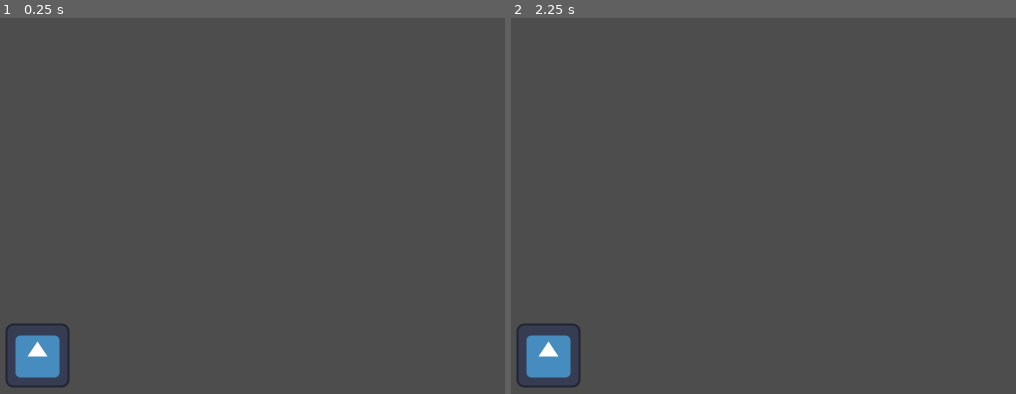
Above: before the commit, frames 1-2 (left to right).
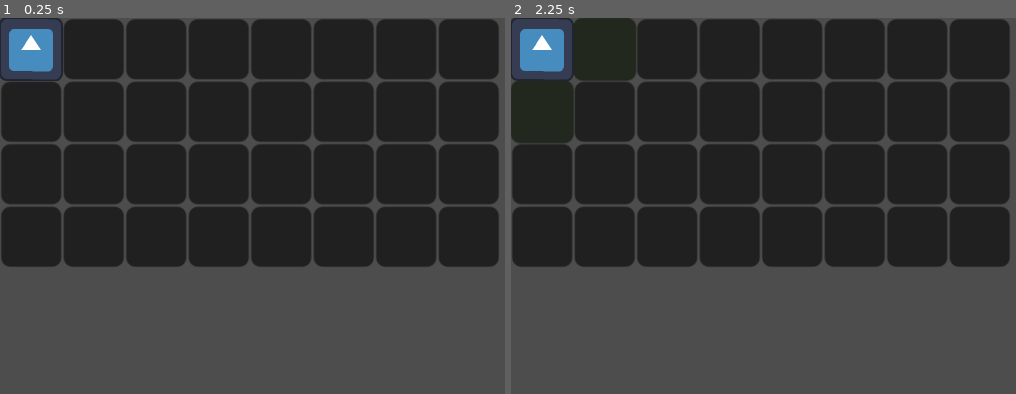
Above: after the commit, the same moments.

Repository: 88per100/Rinse-and-Repeat
Game: Godot game, scene res://Scenes/board.tscn
The game is run twice, just before and just after one commit, with the same random seed, the same clock (stepped at 60 frames per second) and the same inputs. The project has no main scene, so this scene is started directly. The engine's default icon, where the game draws it, is replaced by a stand-in: a white triangle on a blue panel in a dark square.
Inputs (mouse positions are in pixels of both pictures, inside the frame that each line leads up to):
- Up to frame 1 (0.25 s): no input
- Up to frame 2 (2.25 s): click (541, 48) at 0.52 s; click (541, 48) at 1.27 s; click (541, 48) at 2.02 s

The runs differ from the first frame. In frame 1, 60% of the frame differs, in the area x 0-99%, y 0-99%; in frame 2, 60%.

Commit message:
Version 0.0.3
Player movement along the board implemented as well as proper communication between the components of the board.

Diff:
--- a/rinse-and-repeat/Scenes/board.tscn
+++ b/rinse-and-repeat/Scenes/board.tscn
@@ -4,6 +4,6 @@
 
 [node name="Board" type="Node2D" unique_id=1383785581]
 script = ExtResource("1_tnbny")
-board_height = 5
-board_length = 6
-tile_border_size = 60
+board_height = 4
+board_length = 8
+tile_border_size = 50
--- a/rinse-and-repeat/Scenes/tile_scene.tscn
+++ b/rinse-and-repeat/Scenes/tile_scene.tscn
@@ -2,15 +2,13 @@
 
 [ext_resource type="Script" uid="uid://gvakk0my27ft" path="res://Scripts/tile_scene.gd" id="1_dbnh4"]
 
-[sub_resource type="RectangleShape2D" id="RectangleShape2D_hij6f"]
-
 [node name="Tile Scene" type="Node2D" unique_id=1154316800]
 script = ExtResource("1_dbnh4")
 
-[node name="Tile" type="Area2D" parent="." unique_id=307278064]
+[node name="Button" type="Button" parent="." unique_id=864955]
+offset_left = -10.0
+offset_top = -10.0
+offset_right = 10.0
+offset_bottom = 10.0
 
-[node name="CollisionShape2D" type="CollisionShape2D" parent="Tile" unique_id=2096638630]
-shape = SubResource("RectangleShape2D_hij6f")
-
-[connection signal="mouse_entered" from="Tile" to="." method="_on_tile_mouse_entered"]
-[connection signal="mouse_exited" from="Tile" to="." method="_on_tile_mouse_exited"]
+[connection signal="pressed" from="Button" to="." method="_on_button_pressed"]
--- a/rinse-and-repeat/Scripts/board.gd
+++ b/rinse-and-repeat/Scripts/board.gd
@@ -3,8 +3,10 @@
 @export var board_height: int
 @export var board_length: int
 @export var tile_border_size: int
+
 #This way, we can access the Tile Scene, instanciate and control it with the board
 const tile_scene = preload("res://Scenes/tile_scene.tscn")
+
 #This will bring the body of the player, which is controlled by the board
 const player_body_scene = preload("res://Scenes/player_body.tscn")
 var player_body: Node2D
@@ -12,12 +14,18 @@
 #Matrix with the center position of each tile
 var board_position_matrix: Array
 
+#Dictionary to store the Tile reference so that we can access it from the board
+var tiles_reference: Dictionary
+
 #Checks if the player is able to be selected
-var player_position: Vector2
-var player_on_tile: bool = false
+var player_position: Vector2i
 
 #Checking if player is selected to move or not
 var player_to_move: bool = false
+
+#Array to store the possible tiles that the player can move to once he is ready to move
+var player_movement_possibilities_calculated: bool = false
+var possible_player_movements: Array
 
 func _ready() -> void:
 	#Creates the board as the game loads
@@ -27,7 +35,10 @@
 
 
 func _process(_delta: float) -> void:
-	player_selected_check()
+	#A while loop to make sure it keeps being checked, but need to be careful with it
+	while !player_movement_possibilities_calculated:
+		player_available_tiles_maker(player_control.pace)
+
 
 func board_position_generator(height: int, length: int, tile_size: int) -> void:
 	#Creates the matrix that has all the centers of the tiles
@@ -50,12 +61,20 @@
 			var tile = tile_scene.instantiate()
 
 			#Connects each tile's signal to the board's signal
-			tile.tile_hovered.connect(_on_board_tile_hovered)
+			tile.tile_pressed.connect(_on_board_tile_pressed)
+
+			tile.highlight(tile.initial_color)
 
 			add_child(tile)
+
+			#Adjusts position and size of the tile
 			tile.position = positions[i][j]
 			tile.scale *= scaling
-			tile.board_position = Vector2(i, j)
+			tile.board_position = Vector2i(i, j)
+
+			#Stores a reference in a Dictionary to each Tile
+			tiles_reference[Vector2i(i, j)] = tile
+
 
 
 func player_start() -> void:
@@ -66,30 +85,124 @@
 	#Selects a random starting position for the player on the left side of the board
 	var random_starting_position = randi_range(0, board_height - 1)
 
-	#Gives the information about the player position to both the player sprite and player control
-	player_body.board_position = Vector2(random_starting_position, 0)
-	player_position = Vector2(random_starting_position, 0)
+	#Gives the information about the player position
+	player_body.board_position = Vector2i(random_starting_position, 0)
+	player_position = Vector2i(random_starting_position, 0)
+
+	#Since wecan access each tile's information, we let each of them store if the player is there or not
+	tiles_reference[Vector2i(random_starting_position, 0)].is_player_here = true
 
 	#Sets initial position and the scale of the player sprite
 	player_body.position = board_position_matrix[random_starting_position][0]
 	player_body.scale = Vector2(0.4, 0.4)
 
 
-func _on_board_tile_hovered(tile_position: Vector2) -> void:
-	if player_position == tile_position:
-		player_on_tile = true
-		print("Player is in Tile ({0})".format([tile_position]))
+#This function is connected to each tile and it receives the tile's position, if the player is in the tile and if it is a tile that the player can move to
+func _on_board_tile_pressed(_tile_position: Vector2i, player_presence: bool, movable_tile: bool) -> void:
+	#This part of the function runs when the player is selected
+	if player_presence and !player_to_move:
+
+		#The player tile changes to a diferent color and becomes a bit bigger
+		tiles_reference[player_position].highlight(tiles_reference[player_position].player_highlight_color)
+		tiles_reference[player_position].scale *= Vector2(1.05,1.05)
+
+		#A for loop that works only on the tiles that the player can move to
+		for tile in possible_player_movements:
+			tiles_reference[tile].highlight(tiles_reference[tile].highlight_color)
+			tiles_reference[tile].scale *= Vector2(1.05,1.05)
+
+			#This makes every tile that the player can move to aware of that
+			tiles_reference[tile].movable_tile = true
+
+		player_to_move = true
+
+		print("Player is ready to move here: ")
+		for i in range(possible_player_movements.size()):
+			print(possible_player_movements[i])
+
+	#This part of the function runs if the player is selected and if he can move to the tile that was pressed
+	elif player_to_move and movable_tile:
+
+		#Resets the visual changes made to the current player tile before player moves
+		tiles_reference[player_position].highlight(tiles_reference[player_position].initial_color)
+		tiles_reference[player_position].scale /= Vector2(1.05,1.05)
+
+		#Resets tiles that the player could move to before he moves
+		for tile in possible_player_movements:
+			tiles_reference[tile].highlight(tiles_reference[tile].initial_color)
+			tiles_reference[tile].scale /= Vector2(1.05,1.05)
+			tiles_reference[tile].movable_tile = false
+
+		#Updates the logical and visual player position
+		update_player_position(_tile_position)
+
+		#Makes so that the player stops moving (This kind of logic will be essential for turn management)
+		player_to_move = false
+		print("Player finished his movement!")
+	#This part of the function runs when player is selected, but can't move to the tile that was pressed
+	elif player_to_move:
+
+		#Resets player tile
+		tiles_reference[player_position].highlight(tiles_reference[player_position].initial_color)
+		tiles_reference[player_position].scale /= Vector2(1.05,1.05)
+
+		#Resets tiles that player can move to
+		for tile in possible_player_movements:
+			tiles_reference[tile].highlight(tiles_reference[tile].initial_color)
+			tiles_reference[tile].scale /= Vector2(1.05,1.05)
+			tiles_reference[tile].movable_tile = false
+
+		#Resets the player selection (so that another action can take place in the future)
+		player_to_move = false
+		print("Player can't move here!")
 	else:
-		player_on_tile = false
-		print("Player is not on this Tile!")
-
-func player_selected_check() -> void:
-	if player_on_tile and Input.is_action_just_pressed("action") and !player_to_move:
-		player_to_move = true
-		print(player_to_move)
-	elif player_on_tile and Input.is_action_just_pressed("action") and player_to_move:
-		player_to_move = false
-		print(player_to_move)
-
-func player_movement(range: int) -> void:
-	pass
+		print("Player isn't here!")
+
+
+func player_available_tiles_maker(range_value: int) -> void:
+	#Calculates, in 4 directions, the possible tiles the player can move to
+	for reach in range(range_value + 1):
+		#A value of zero is not useful for the range, so we skip it
+		if reach == 0:
+			continue
+
+		var positive_reach: int = 0 - reach
+		var negative_reach: int = 0 + reach
+
+		var options: Array
+
+		options.append(Vector2i(player_position + Vector2i(0, positive_reach)))
+		options.append(Vector2i(player_position + Vector2i(0, negative_reach)))
+		options.append(Vector2i(player_position + Vector2i(positive_reach, 0)))
+		options.append(Vector2i(player_position + Vector2i(negative_reach, 0)))
+		#Verifies if it is within the board and adds it the possibilities array
+		for i in range(0, options.size()):
+			if (options[i].x < 0) or (options[i].y < 0) or (options[i].x >= board_height) or (options[i].y >= board_length):
+				pass
+			else:
+				possible_player_movements.append(options[i])
+
+	#After calculating the Array, it stops until it has to change
+	player_movement_possibilities_calculated = true
+
+
+
+#This function is only called when the player actually moves to prevent issues
+func update_player_position(_tile_position: Vector2i) -> void:
+	#Player position before the move learns that the player will not be there anymore
+	tiles_reference[player_position].is_player_here = false
+
+	#Updates the logical position of the player
+	player_position = _tile_position
+
+	#New position learns that the player will be there
+	tiles_reference[_tile_position].is_player_here = true
+
+	#Sets the player sprite to the new position
+	player_body.position = board_position_matrix[_tile_position.x][_tile_position.y]
+
+	#Clears the array of the previous tiles that the player could move to
+	possible_player_movements.clear()
+
+	#Since the array was cleared, new positions need to be calculated, so we activate that function with this
+	player_movement_possibilities_calculated = false
--- a/rinse-and-repeat/Scripts/player_body.gd
+++ b/rinse-and-repeat/Scripts/player_body.gd
@@ -1,3 +1,3 @@
 extends Node2D
 
-var board_position: Vector2
+var board_position: Vector2i
--- a/rinse-and-repeat/Scripts/player_control.gd
+++ b/rinse-and-repeat/Scripts/player_control.gd
@@ -1,10 +1,10 @@
 extends Node
 
 var health: int = 10
-var movement: int = 1
+var pace: int = 1
 
 func _ready() -> void:
 	pass
 
-func _process(delta: float) -> void:
+func _process(_delta: float) -> void:
 	pass
--- a/rinse-and-repeat/Scripts/tile_scene.gd
+++ b/rinse-and-repeat/Scripts/tile_scene.gd
@@ -1,14 +1,21 @@
 extends Node2D
 
 #Stores the matrix position of each tile
-var board_position: Vector2
+var board_position: Vector2i
 
-var is_mouse_on_tile: bool = false
-signal tile_hovered(tile_position: Vector2)
+#Colors for the buttons (temporary)
+var initial_color: Color = Color(0.113, 0.125, 0.129, 1.0)
+var highlight_color: Color = Color(0.234, 0.61, 0.0, 1.0)
+var player_highlight_color: Color = Color(0.0, 0.597, 1.0, 1.0)
 
-func _on_tile_mouse_entered() -> void:
-	is_mouse_on_tile = true
-	tile_hovered.emit(board_position)
+var is_player_here: bool = false
+var movable_tile: bool = false
 
-func _on_tile_mouse_exited() -> void:
-	is_mouse_on_tile = false
+signal tile_pressed(tile_position: Vector2i, player_presence: bool, can_move_here: bool)
+
+func _on_button_pressed() -> void:
+	emit_signal("tile_pressed", board_position, is_player_here, movable_tile)
+
+
+func highlight(color_vector: Color):
+	$Button.modulate = Color(color_vector)
Not shown, changed: Basis.txt
Not shown, changed: Mechanics and Ideas.txt
Not shown, changed: Tasks and Scheduling.txt
